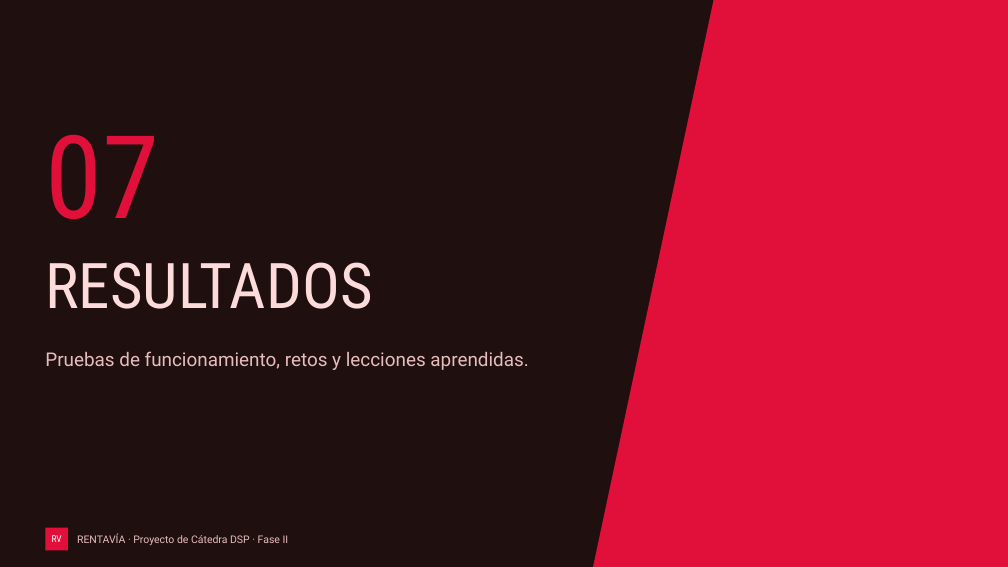
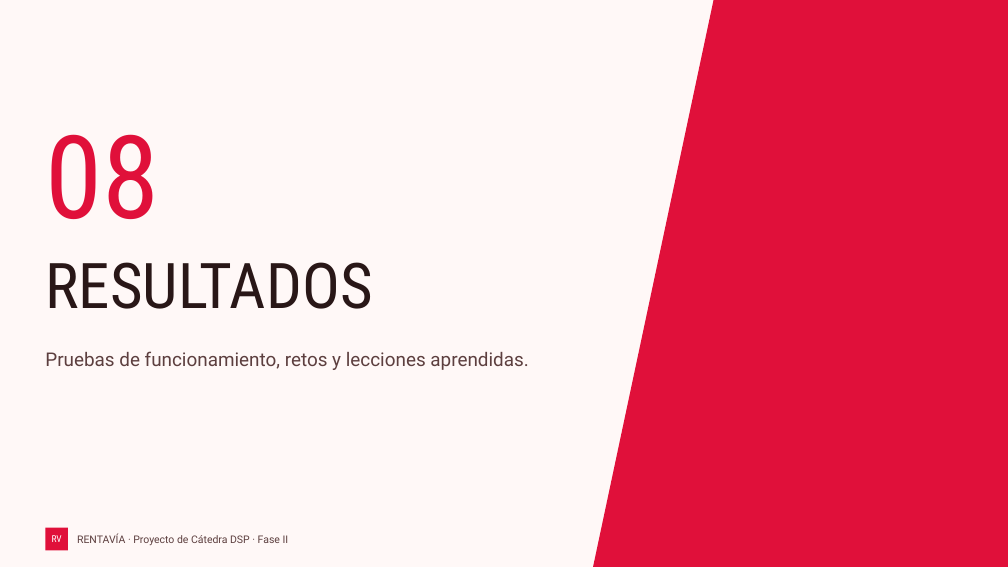
Before and after one commit to caleb-bvm/Rentavia, a slide deck: slide 24 of docs/fase-2/Rentavia-Presentacion.pptx (slide 20 before the commit). Drawn at 1008x567 pixels with LibreOffice and Linux fonts; fonts in the diff are those of the drawing. Boxes give left, top, right and bottom in pixels: in the first picture for what was removed or moved away, otherwise in the second. Text is boxed around its words. In the diff, an @@ line names an element or a change of style, - is before the commit and + after.

```diff
--- a/docs/fase-2/Rentavia-Presentacion.pptx
+++ b/docs/fase-2/Rentavia-Presentacion.pptx
@@ background #1F0F0F to #FFF8F7 @@
@@ text at [45, 134, 159, 219]: text changed @@
-07
+08
@@ title "RESULTADOS" at [45, 262, 372, 309]: text colour #FCDBDA to #291717 @@
@@ text "Pruebas de funcionamiento, retos y ..." at [45, 351, 528, 370]: text colour #E6BDBC to #5D3F3F @@
@@ text "RENTAVÍA · Proyecto de Cátedra ..." at [77, 533, 289, 545]: text colour #E6BDBC to #5D3F3F @@
```
Also in this commit, not shown: 24 other slides changed, 5 slides added, 1 slide removed.
